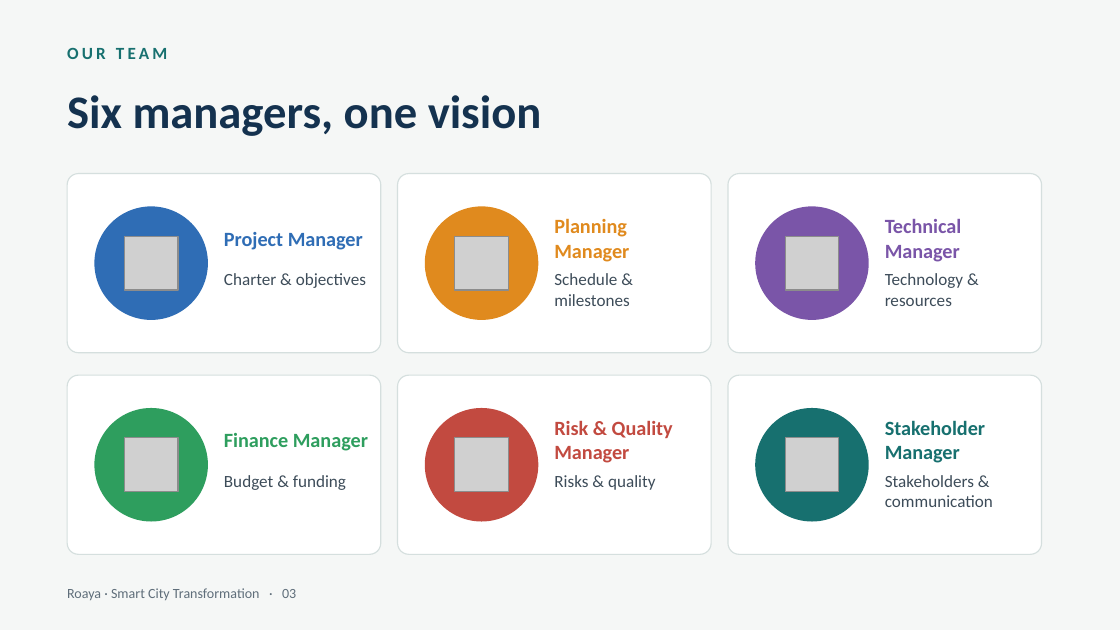
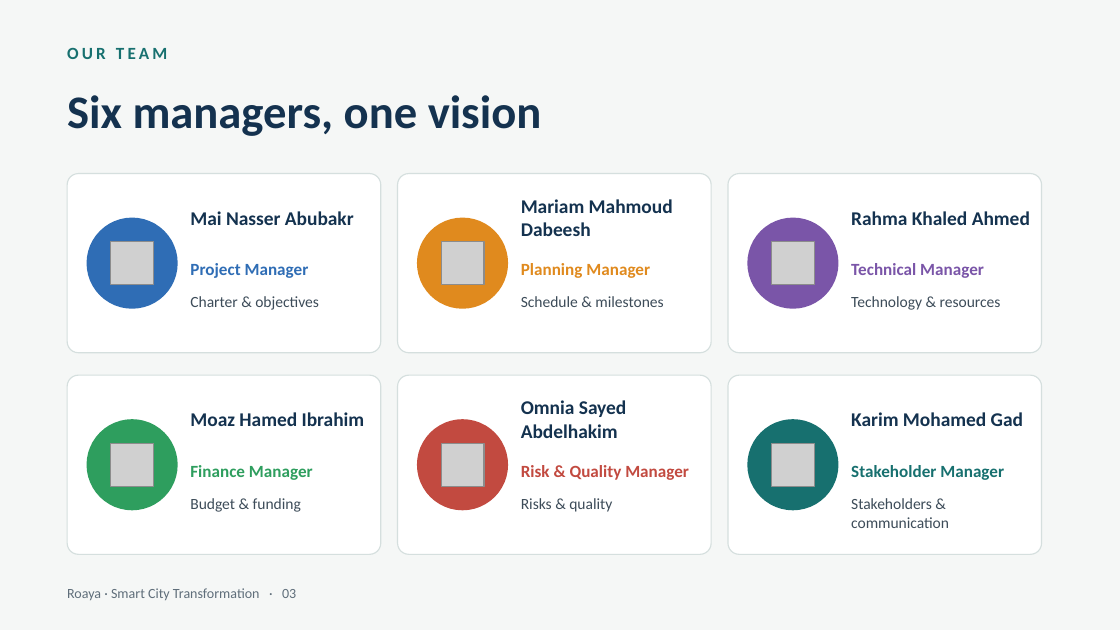
Before and after one commit to RahmaOshba/RahmaOshba, a slide deck: slide 3 of Roaya_Final/Roaya_Final_Presentation.pptx. Drawn at 1120x630 pixels with LibreOffice and Linux fonts; fonts in the diff are those of the drawing; grey boxes stand for pictures. Boxes give left, top, right and bottom in pixels: in the first picture for what was removed or moved away, otherwise in the second. Text is boxed around its words. In the diff, an @@ line names an element or a change of style, - is before the commit and + after.

```diff
--- a/Roaya_Final/Roaya_Final_Presentation.pptx
+++ b/Roaya_Final/Roaya_Final_Presentation.pptx
@@ text added at bbox=[521, 199, 673, 236], 12.5 pt, text #14324F, bold @@
+Mariam Mahmoud Dabeesh
@@ ellipse: place and size @@
-ellipse at bbox=[95, 207, 207, 319]
+ellipse at bbox=[87, 218, 177, 308]
@@ text added at bbox=[190, 211, 354, 225], 12.5 pt, text #14324F, bold @@
+Mai Nasser Abubakr
@@ ellipse: place and size @@
-ellipse at bbox=[426, 207, 538, 319]
+ellipse at bbox=[418, 218, 507, 308]
@@ ellipse: place and size @@
-ellipse at bbox=[756, 207, 868, 319]
+ellipse at bbox=[748, 218, 838, 308]
@@ text added at bbox=[851, 211, 1030, 225], 12.5 pt, text #14324F, bold @@
+Rahma Khaled Ahmed
@@ picture: place and size @@
-picture at bbox=[124, 236, 178, 290]
+picture at bbox=[111, 242, 153, 284]
@@ text "Project Manager": place and size @@
-text "Project Manager" at bbox=[224, 232, 363, 250]
+text "Project Manager" at bbox=[190, 263, 309, 278]
@@ picture: place and size @@
-picture at bbox=[455, 236, 508, 290]
+picture at bbox=[441, 242, 484, 284]
@@ text "Planning Manager": place and size @@
-text "Planning Manager" at bbox=[554, 218, 629, 262]
+text "Planning Manager" at bbox=[521, 263, 650, 278]
@@ picture: place and size @@
-picture at bbox=[785, 236, 839, 290]
+picture at bbox=[772, 242, 814, 284]
@@ text "Technical Manager": place and size @@
-text "Technical Manager" at bbox=[885, 219, 962, 262]
+text "Technical Manager" at bbox=[851, 263, 984, 278]
@@ text "Charter & objectives": place and size @@
-text "Charter & objectives" at bbox=[224, 273, 366, 288]
+text "Charter & objectives" at bbox=[190, 296, 319, 310]
@@ text "Schedule & milestones": place and size @@
-text "Schedule & milestones" at bbox=[554, 273, 629, 306]
+text "Schedule & milestones" at bbox=[521, 296, 663, 307]
@@ text "Technology & resources": place and size @@
-text "Technology & resources" at bbox=[885, 273, 963, 306]
+text "Technology & resources" at bbox=[851, 296, 1001, 310]
@@ text added at bbox=[190, 412, 365, 426], 12.5 pt, text #14324F, bold @@
+Moaz Hamed Ibrahim
@@ text added at bbox=[521, 400, 627, 438], 12.5 pt, text #14324F, bold @@
+Omnia Sayed Abdelhakim
@@ text added at bbox=[851, 412, 1023, 426], 12.5 pt, text #14324F, bold @@
+Karim Mohamed Gad
@@ ellipse: place and size @@
-ellipse at bbox=[95, 409, 207, 521]
+ellipse at bbox=[87, 420, 177, 510]
@@ picture: place and size @@
-picture at bbox=[124, 438, 178, 492]
+picture at bbox=[111, 444, 153, 486]
@@ text "Finance Manager": place and size @@
-text "Finance Manager" at bbox=[224, 433, 368, 451]
+text "Finance Manager" at bbox=[190, 465, 313, 480]
@@ ellipse: place and size @@
-ellipse at bbox=[426, 409, 538, 521]
+ellipse at bbox=[418, 420, 507, 510]
@@ picture: place and size @@
-picture at bbox=[455, 438, 508, 492]
+picture at bbox=[441, 444, 484, 486]
@@ text "Risk & Quality Manager": place and size @@
-text "Risk & Quality Manager" at bbox=[554, 421, 673, 463]
+text "Risk & Quality Manager" at bbox=[521, 465, 689, 480]
@@ ellipse: place and size @@
-ellipse at bbox=[756, 409, 868, 521]
+ellipse at bbox=[748, 420, 838, 510]
@@ picture: place and size @@
-picture at bbox=[785, 438, 839, 492]
+picture at bbox=[772, 444, 814, 486]
@@ size 13 to 11 pt in 6 elements at bbox=[190, 263, 309, 278], bbox=[521, 263, 650, 278], bbox=[851, 263, 984, 278], bbox=[190, 465, 313, 480], bbox=[521, 465, 689, 480], bbox=[851, 465, 1004, 480] @@
@@ text "Stakeholder Manager": place and size @@
-text "Stakeholder Manager" at bbox=[885, 420, 985, 463]
+text "Stakeholder Manager" at bbox=[851, 465, 1004, 480]
@@ size 11 to 10 pt in 6 elements at bbox=[521, 498, 612, 512], bbox=[851, 498, 949, 528], bbox=[190, 296, 319, 310], bbox=[521, 296, 663, 307], bbox=[851, 296, 1001, 310], bbox=[190, 498, 301, 512] @@
@@ text "Budget & funding": place and size @@
-text "Budget & funding" at bbox=[224, 475, 346, 490]
+text "Budget & funding" at bbox=[190, 498, 301, 512]
@@ text "Risks & quality": place and size @@
-text "Risks & quality" at bbox=[554, 475, 656, 490]
+text "Risks & quality" at bbox=[521, 498, 612, 512]
@@ text "Stakeholders & communication": place and size @@
-text "Stakeholders & communication" at bbox=[885, 475, 993, 507]
+text "Stakeholders & communication" at bbox=[851, 498, 949, 528]
```
Also in this commit, not shown: 21 other slides changed, 4 other files.
